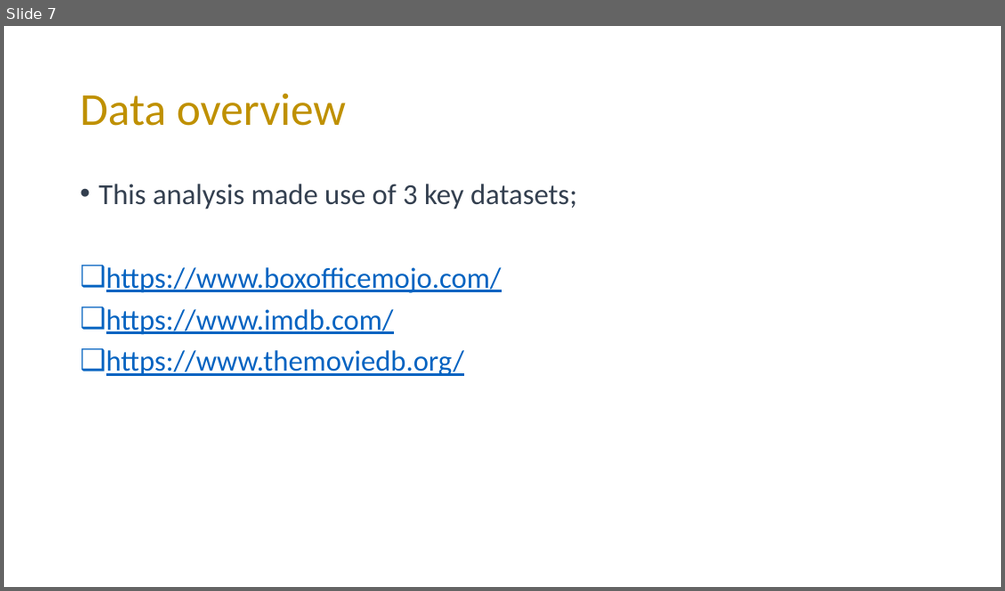
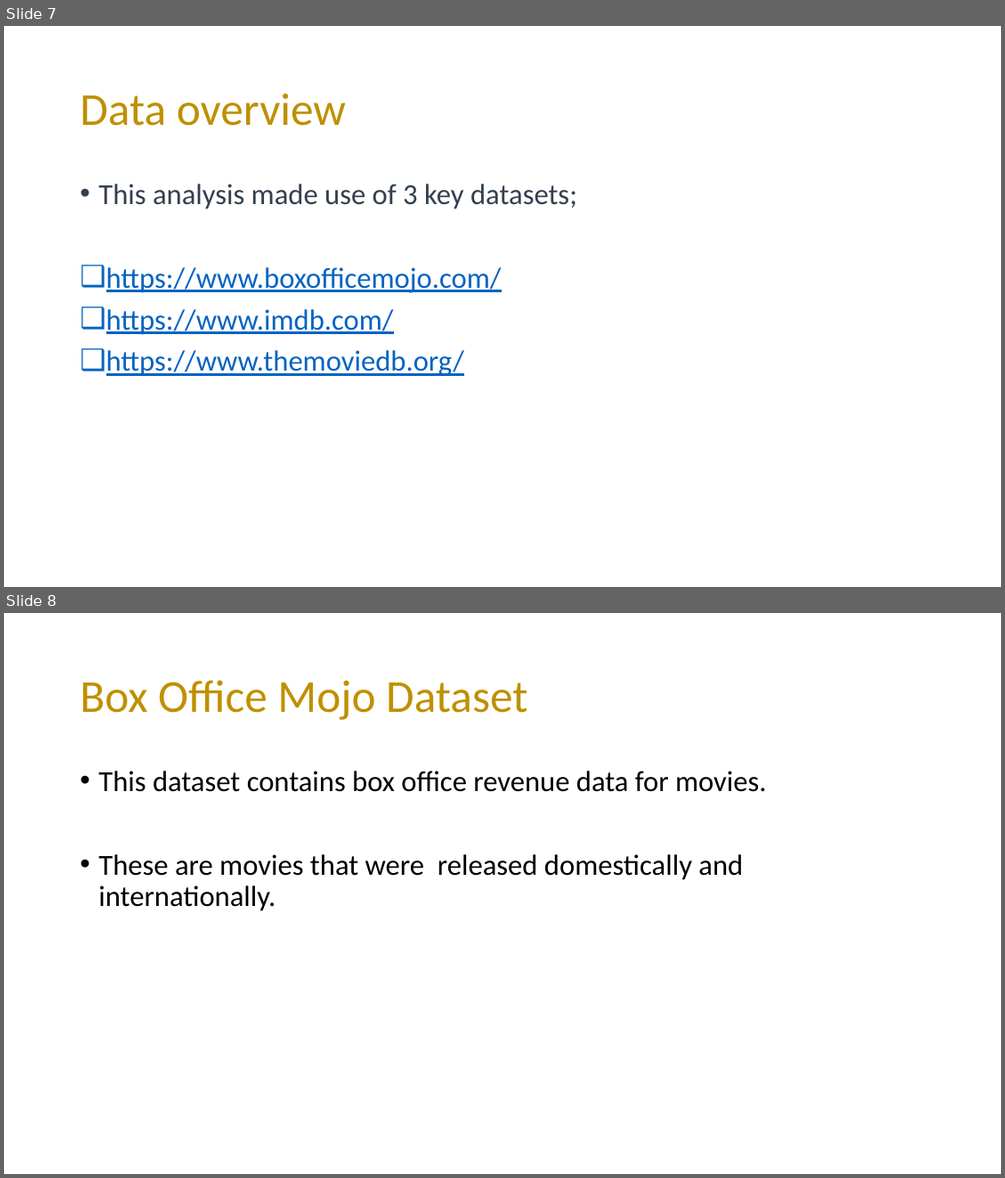
Before and after one commit to mading225/GROUP-6-PROJECT-, a slide deck: project.pptx. Shown one above the other, each under a label of ours: slide 7 before the commit, slides 7 and 8 after it. The pictures are 1005x591 and 1005x1178 pixels, drawn with LibreOffice and Linux fonts; fonts in the diff are those of the drawing. Boxes give left, top, right and bottom in pixels: in the first picture for what was removed or moved away, otherwise in the second. Text is boxed around its words. In the diff, an @@ line names an element or a change of style, - is before the commit and + after.

Commit message:
add data overview

```diff
--- a/project.pptx
+++ b/project.pptx
@@ slide 8 added at (x1=4, y1=613, x2=1001, y2=1174), background #FFFFFF @@
@@ title added at (x1=80, y1=680, x2=527, y2=720), 44 pt, text #BF9000 @@
+Box Office Mojo Dataset
@@ text added at (x1=98, y1=771, x2=767, y2=911), 28 pt, text #000000 @@
+• This dataset contains box office revenue data for movies.
+• These are movies that were released domestically and internationally.
```
Also in this commit, not shown: 2 other slides added.
